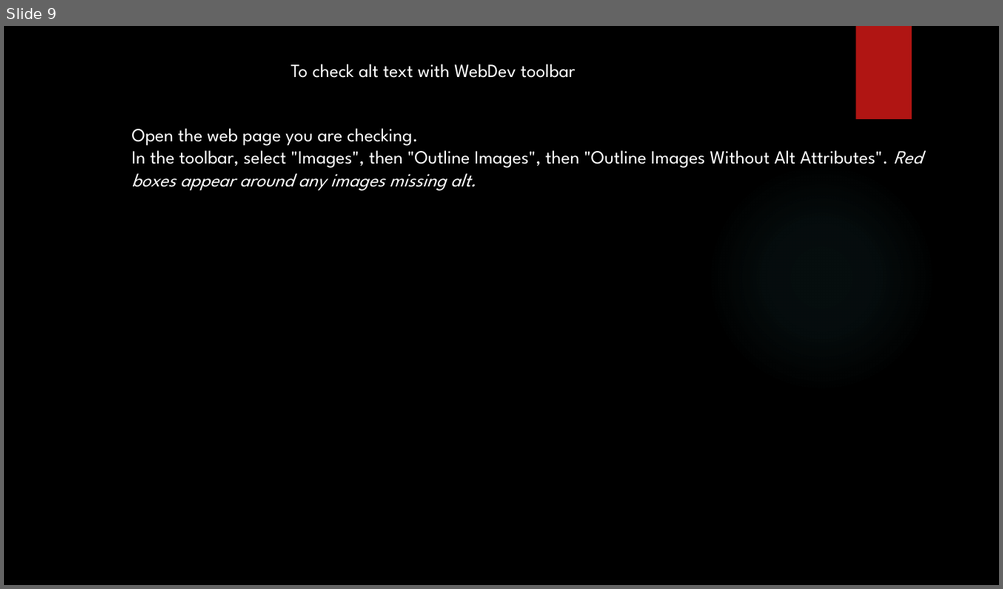
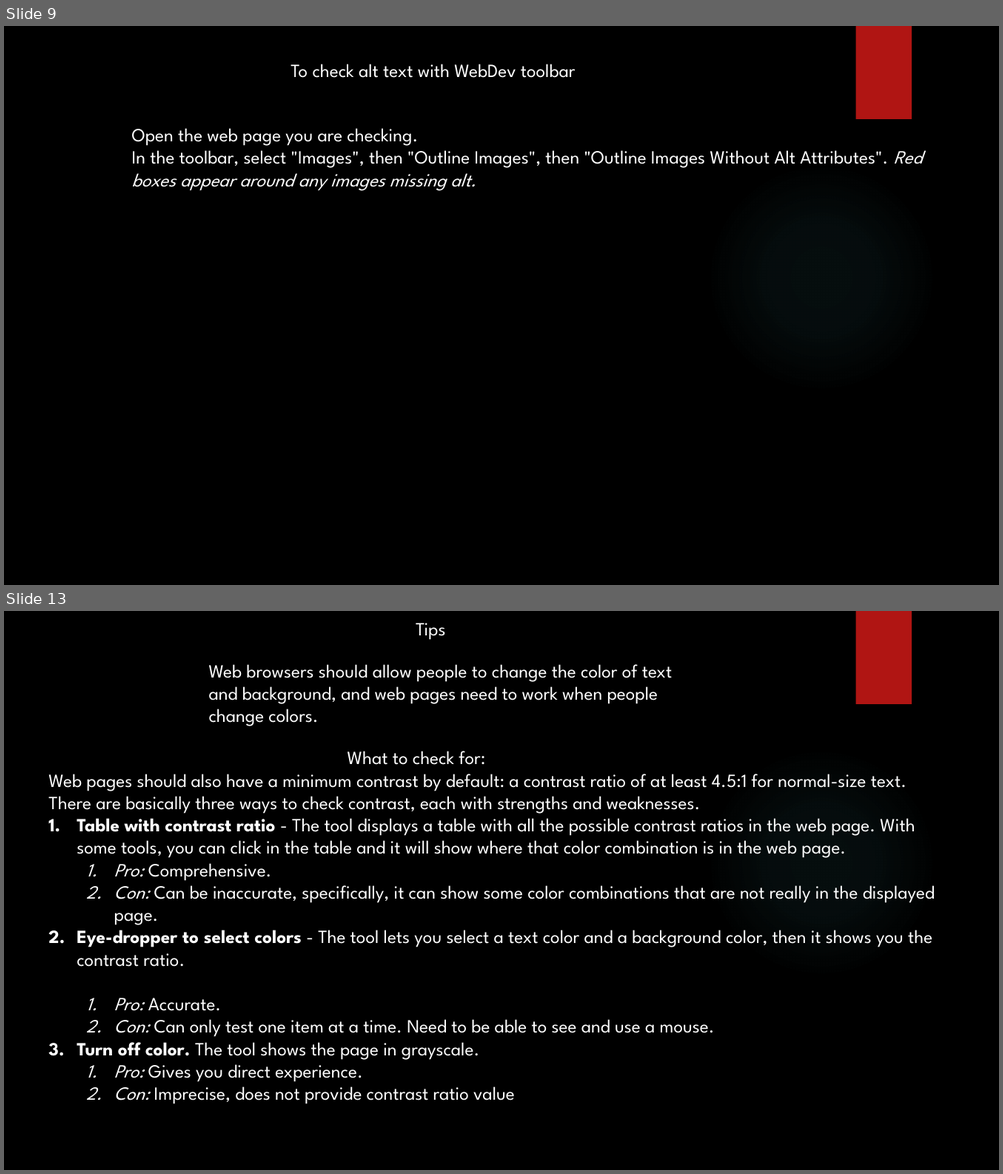
Before and after one commit to yogeshwar1996/HTML5CSS, a slide deck: Fundamentals of HTML and CSS.pptx. Shown one above the other, each under a label of ours: slide 9 before the commit, slides 9 and 13 after it; the slides between them are not shown. The pictures are 1003x589 and 1003x1174 pixels, drawn with LibreOffice and Linux fonts; fonts in the diff are those of the drawing; background and template pictures are left out. Boxes give left, top, right and bottom in pixels: in the first picture for what was removed or moved away, otherwise in the second. Text is boxed around its words. In the diff, an @@ line names an element or a change of style, - is before the commit and + after.

```diff
--- a/Fundamentals of HTML and CSS.pptx
+++ b/Fundamentals of HTML and CSS.pptx
@@ slide 13 added at [4, 611, 999, 1170], background picture (left out); not listed: 2 template elements that a slide beside it also shows @@
@@ text added at [415, 623, 446, 640], 18 pt, text #FFFFFF @@
+Tips
@@ text added at [209, 664, 671, 726], 18 pt, text #FFFFFF @@
+Web browsers should allow people to change the color of text and background, and web pages need to work when people change colors.
@@ text added at [48, 751, 934, 1105], 18 pt, text #FFFFFF @@
+What to check for:
+Web pages should also have a minimum contrast by default: a contrast ratio of at least 4.5:1 for normal-size text.
+There are basically three ways to check contrast, each with strengths and weaknesses.
+1. Table with contrast ratio - The tool displays a table with all the possible contrast ratios in the web page. With some tools, you can click in the table and it will show where that color combination is in the web page.
+  1. Pro: Comprehensive.
+  2. Con: Can be inaccurate, specifically, it can show some color combinations that are not really in the displayed page.
+2. Eye-dropper to select colors - The tool lets you select a text color and a background color, then it shows you the contrast ratio.
+  1. Pro: Accurate.
+  2. Con: Can only test one item at a time. Need to be able to see and use a mouse.
+3. Turn off color. The tool shows the page in grayscale.
+  1. Pro: Gives you direct experience.
+  2. Con: Imprecise, does not provide contrast ratio value
```
Also in this commit, not shown: 4 other slides added, 5 slides removed.
